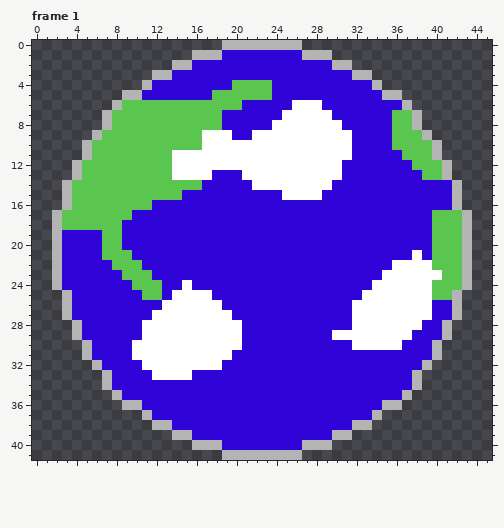
Pixel-art file -- assets/earth.aseprite. The picture above is the old version.
46x42 pixels, 3 frames. Shown: frame 1. The commit also changed other frames, which this record leaves out.
New version:
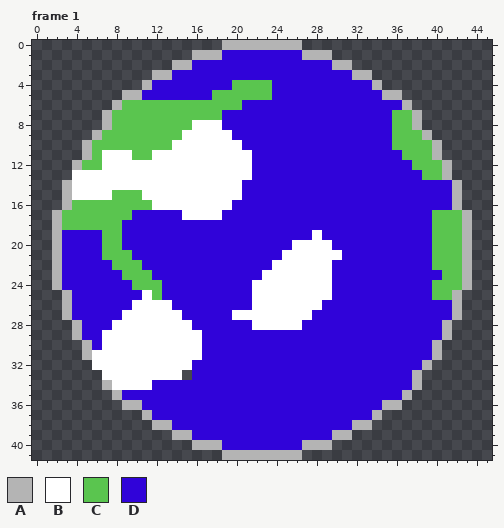
Palette (. is transparent): A #b4b4b4  B #ffffff  C #5ac54f  D #3003d9
Diff:
--- frame 1
@@ x 0..45 @@
  5 .........AADDDDDDDCCCCCCDDDDDDDDDDDAA.........
- 6 ........ACCCCCCCCCCCCDDDDDBBBDDDDDDDDA........
- 7 .......ACCCCCCCCCCCDDDDDDBBBBBDDDDDDCCA.......
- 8 .......ACCCCCCCCCCCDDDDDBBBBBBBDDDDDCCA.......
- 9 ......ACCCCCCCCCCBBBDDBBBBBBBBBBDDDDCCCA......
-10 .....ACCCCCCCCCCCBBBBBBBBBBBBBBBDDDDCCCCA.....
-11 .....ACCCCCCCCBBBBBBBBBBBBBBBBBBDDDDDCCCA.....
-12 ....ACCCCCCCCCBBBBBBBBBBBBBBBBBDDDDDDDCCCA....
-13 ....ACCCCCCCCCBBBBDDDBBBBBBBBBBDDDDDDDDCCA....
-14 ...ACCCCCCCCCCCCCDDDDDBBBBBBBBDDDDDDDDDDDDA...
-15 ...ACCCCCCCCCCCDDDDDDDDDDBBBBDDDDDDDDDDDDDA...
-16 ...ACCCCCCCCDDDDDDDDDDDDDDDDDDDDDDDDDDDDDDA...
-17 ..ACCCCCCCDDDDDDDDDDDDDDDDDDDDDDDDDDDDDDCCCA..
+ 6 ........ACCCCCCCCCCCCDDDDDDDDDDDDDDDDA........
+ 7 .......ACCCCCCCCCCCDDDDDDDDDDDDDDDDDCCA.......
+ 8 .......ACCCCCCCCBBBDDDDDDDDDDDDDDDDDCCA.......
+ 9 ......ACCCCCCCCBBBBBDDDDDDDDDDDDDDDDCCCA......
+10 .....ACCCCCCCCBBBBBBBDDDDDDDDDDDDDDDCCCCA.....
+11 .....ACBBBCCBBBBBBBBBBDDDDDDDDDDDDDDDCCCA.....
+12 ....ACCBBBBBBBBBBBBBBBDDDDDDDDDDDDDDDDCCCA....
+13 ....BBBBBBBBBBBBBBBBBBDDDDDDDDDDDDDDDDDCCA....
+14 ...ABBBBBBBBBBBBBBBBBDDDDDDDDDDDDDDDDDDDDDA...
+15 ...ABBBBCCCBBBBBBBBBBDDDDDDDDDDDDDDDDDDDDDA...
+16 ...ACCCCCCCCBBBBBBBBDDDDDDDDDDDDDDDDDDDDDDA...
+17 ..ACCCCCCCDDDDDBBBBDDDDDDDDDDDDDDDDDDDDDCCCA..
 18 ..ACCCCCCDDDDDDDDDDDDDDDDDDDDDDDDDDDDDDDCCCA..
-19 ..ADDDDCCDDDDDDDDDDDDDDDDDDDDDDDDDDDDDDDCCCA..
-20 ..ADDDDCCDDDDDDDDDDDDDDDDDDDDDDDDDDDDDDDCCCA..
-21 ..ADDDDCCCDDDDDDDDDDDDDDDDDDDDDDDDDDDDBDCCCA..
-22 ..ADDDDDCCCDDDDDDDDDDDDDDDDDDDDDDDDDBBBBCCCA..
-23 ..ADDDDDDCCCDDDDDDDDDDDDDDDDDDDDDDDBBBBBBCCA..
-24 ..ADDDDDDDCCCDDBDDDDDDDDDDDDDDDDDDBBBBBBCCCA..
-25 ...ADDDDDDDCCDBBBBDDDDDDDDDDDDDDDBBBBBBBCCA...
-26 ...ADDDDDDDDDBBBBBBDDDDDDDDDDDDDBBBBBBBBDDA...
-27 ...ADDDDDDDDBBBBBBBBDDDDDDDDDDDDBBBBBBBBDDA...
-28 ....ADDDDDDBBBBBBBBBBDDDDDDDDDDDBBBBBBBDDA....
-29 ....ADDDDDDBBBBBBBBBBDDDDDDDDDBBBBBBBBDDDA....
-30 .....ADDDDBBBBBBBBBBBDDDDDDDDDDDBBBBBDDDA.....
-31 .....ADDDDBBBBBBBBBBDDDDDDDDDDDDDDDDDDDDA.....
-32 ......ADDDDBBBBBBBBDDDDDDDDDDDDDDDDDDDDA......
-33 .......ADDDDBBBBDDDDDDDDDDDDDDDDDDDDDDA.......
-34 .......ADDDDDDDDDDDDDDDDDDDDDDDDDDDDDDA.......
+19 ..ADDDDCCDDDDDDDDDDDDDDDDDDDBDDDDDDDDDDDCCCA..
+20 ..ADDDDCCDDDDDDDDDDDDDDDDDBBBBDDDDDDDDDDCCCA..
+21 ..ADDDDCCCDDDDDDDDDDDDDDDBBBBBBDDDDDDDDDCCCA..
+22 ..ADDDDDCCCDDDDDDDDDDDDDBBBBBBDDDDDDDDDDCCCA..
+23 ..ADDDDDDCCCDDDDDDDDDDDBBBBBBBDDDDDDDDDDDCCA..
+24 ..ADDDDDDDCCCDDDDDDDDDBBBBBBBBDDDDDDDDDDCCCA..
+25 ...ADDDDDDDBCDDDDDDDDDBBBBBBBBDDDDDDDDDDCCA...
+26 ...ADDDDDDBBBBDDDDDDDDBBBBBBBDDDDDDDDDDDDDA...
+27 ...ADDDDDBBBBBBDDDDDBBBBBBBBDDDDDDDDDDDDDDA...
+28 ....ADDDBBBBBBBBDDDDDDBBBBBDDDDDDDDDDDDDDA....
+29 ....ADDBBBBBBBBBBDDDDDDDDDDDDDDDDDDDDDDDDA....
+30 .....ADBBBBBBBBBBDDDDDDDDDDDDDDDDDDDDDDDA.....
+31 .....ABBBBBBBBBBBDDDDDDDDDDDDDDDDDDDDDDDA.....
+32 ......BBBBBBBBBBDDDDDDDDDDDDDDDDDDDDDDDA......
+33 .......BBBBBBBB.DDDDDDDDDDDDDDDDDDDDDDA.......
+34 .......ABBBBDDDDDDDDDDDDDDDDDDDDDDDDDDA.......
 35 ........ADDDDDDDDDDDDDDDDDDDDDDDDDDDDA........
Boxes around the changes in both pictures, in picture pixels (x1, y1, x2, y2):
changed: (72, 100, 442, 390)
